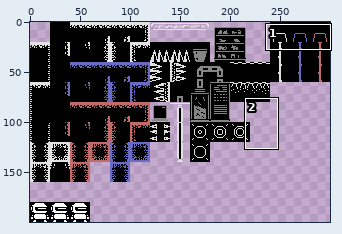
Sprite sheet: assets/sprites/Tilemap_Packed.png. The picture above shows the old version from afar; the outline marks the close-up.
Close-up. Earlier state:
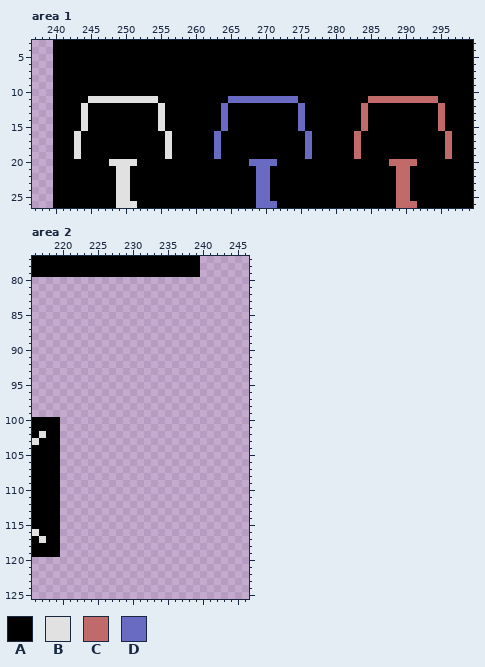
The file is 300x200 pixels. Colours within 5 levels of each other are drawn and written as one. Shown: area 1: x 237..299, y 3..26; area 2: x 216..246, y 77..125.
Palette (. is transparent): A #000000  B #e1e1e1  C #c16a6a  D #696ac1
Pixels before, area 1, first column x 240:
 3 AAAAAAAAAAAAAAAAAAAAAAAAAAAAAAAAAAAAAAAAAAAAAAAAAAAAAAAAAAAA
 4 AAAAAAAAAAAAAAAAAAAAAAAAAAAAAAAAAAAAAAAAAAAAAAAAAAAAAAAAAAAA
 5 AAAAAAAAAAAAAAAAAAAAAAAAAAAAAAAAAAAAAAAAAAAAAAAAAAAAAAAAAAAA
 6 AAAAAAAAAAAAAAAAAAAAAAAAAAAAAAAAAAAAAAAAAAAAAAAAAAAAAAAAAAAA
 7 AAAAAAAAAAAAAAAAAAAAAAAAAAAAAAAAAAAAAAAAAAAAAAAAAAAAAAAAAAAA
 8 AAAAAAAAAAAAAAAAAAAAAAAAAAAAAAAAAAAAAAAAAAAAAAAAAAAAAAAAAAAA
 9 AAAAAAAAAAAAAAAAAAAAAAAAAAAAAAAAAAAAAAAAAAAAAAAAAAAAAAAAAAAA
10 AAAAAAAAAAAAAAAAAAAAAAAAAAAAAAAAAAAAAAAAAAAAAAAAAAAAAAAAAAAA
11 AAAAABBBBBBBBBBAAAAAAAAAADDDDDDDDDDAAAAAAAAAACCCCCCCCCCAAAAA
12 AAAABAAAAAAAAAABAAAAAAAADAAAAAAAAAADAAAAAAAACAAAAAAAAAACAAAA
13 AAAABAAAAAAAAAABAAAAAAAADAAAAAAAAAADAAAAAAAACAAAAAAAAAACAAAA
14 AAAABAAAAAAAAAABAAAAAAAADAAAAAAAAAADAAAAAAAACAAAAAAAAAACAAAA
15 AAAABAAAAAAAAAABAAAAAAAADAAAAAAAAAADAAAAAAAACAAAAAAAAAACAAAA
16 AAABAAAAAAAAAAAABAAAAAADAAAAAAAAAAAADAAAAAACAAAAAAAAAAAACAAA
17 AAABAAAAAAAAAAAABAAAAAADAAAAAAAAAAAADAAAAAACAAAAAAAAAAAACAAA
18 AAABAAAAAAAAAAAABAAAAAADAAAAAAAAAAAADAAAAAACAAAAAAAAAAAACAAA
19 AAABAAAAAAAAAAAABAAAAAADAAAAAAAAAAAADAAAAAACAAAAAAAAAAAACAAA
20 AAAAAAAABBBBAAAAAAAAAAAAAAAADDDDAAAAAAAAAAAAAAAACCCCAAAAAAAA
21 AAAAAAAAABBAAAAAAAAAAAAAAAAAADDAAAAAAAAAAAAAAAAAACCAAAAAAAAA
22 AAAAAAAAABBAAAAAAAAAAAAAAAAAADDAAAAAAAAAAAAAAAAAACCAAAAAAAAA
23 AAAAAAAAABBAAAAAAAAAAAAAAAAAADDAAAAAAAAAAAAAAAAAACCAAAAAAAAA
24 AAAAAAAAABBAAAAAAAAAAAAAAAAAADDAAAAAAAAAAAAAAAAAACCAAAAAAAAA
25 AAAAAAAAABBAAAAAAAAAAAAAAAAAADDAAAAAAAAAAAAAAAAAACCAAAAAAAAA
26 AAAAAAAAABBBAAAAAAAAAAAAAAAAADDDAAAAAAAAAAAAAAAAACCCAAAAAAAA
Pixels before, area 2, first column x 216:
 77 AAAAAAAAAAAAAAAAAAAAAAAA
 78 AAAAAAAAAAAAAAAAAAAAAAAA
 79 AAAAAAAAAAAAAAAAAAAAAAAA
 80 ........................
 81 ........................
 82 ........................
 83 ........................
 84 ........................
 85 ........................
 86 ........................
 87 ........................
 88 ........................
 89 ........................
 90 ........................
 91 ........................
 92 ........................
 93 ........................
 94 ........................
 95 ........................
 96 ........................
 97 ........................
 98 ........................
 99 ........................
100 AAAA....................
101 AAAA....................
102 ABAA....................
103 BAAA....................
104 AAAA....................
105 AAAA....................
106 AAAA....................
107 AAAA....................
108 AAAA....................
109 AAAA....................
110 AAAA....................
111 AAAA....................
112 AAAA....................
113 AAAA....................
114 AAAA....................
115 AAAA....................
116 BAAA....................
117 ABAA....................
118 AAAA....................
119 AAAA....................
After the commit:
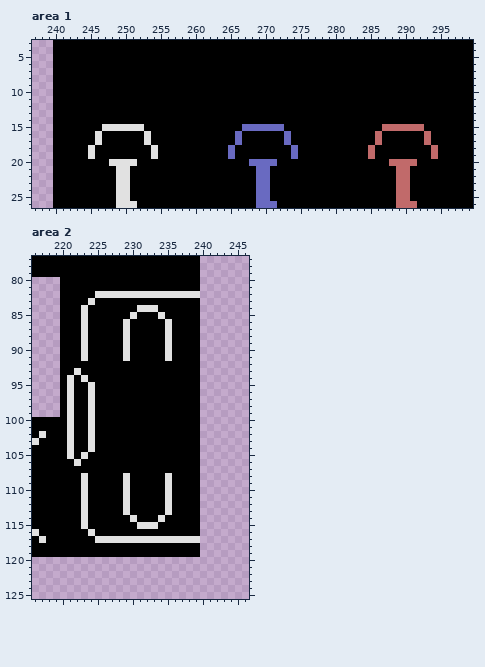
The edit:
Changed rows in their new state; - is an unchanged pixel.
Area 1:
first column x 243:
11 --AAAAAAAAAA----------AAAAAAAAAA----------AAAAAAAAAA--
12 -A----------A--------A----------A--------A----------A-
13 -A----------A--------A----------A--------A----------A-
14 -A----------A--------A----------A--------A----------A-
15 -A--BBBBBB--A--------A--DDDDDD--A--------A--CCCCCC--A-
16 A--B------B--A------A--D------D--A------A--C------C--A
17 A--B------B--A------A--D------D--A------A--C------C--A
18 A-B--------B-A------A-D--------D-A------A-C--------C-A
19 A-B--------B-A------A-D--------D-A------A-C--------C-A
Area 2:
first column x 220:
 80 AAAAAAAAAAAAAAAAAAAA
 81 AAAAAAAAAAAAAAAAAAAA
 82 AAAAABBBBBBBBBBBBBBB
 83 AAAABAAAAAAAAAAAAAAA
 84 AAABAAAAAAABBBAAAAAA
 85 AAABAAAAAABAAABAAAAA
 86 AAABAAAAABAAAAABAAAA
 87 AAABAAAAABAAAAABAAAA
 88 AAABAAAAABAAAAABAAAA
 89 AAABAAAAABAAAAABAAAA
 90 AAABAAAAABAAAAABAAAA
 91 AAABAAAAABAAAAABAAAA
 92 AAAAAAAAAAAAAAAAAAAA
 93 AABAAAAAAAAAAAAAAAAA
 94 ABABAAAAAAAAAAAAAAAA
 95 ABAABAAAAAAAAAAAAAAA
 96 ABAABAAAAAAAAAAAAAAA
 97 ABAABAAAAAAAAAAAAAAA
 98 ABAABAAAAAAAAAAAAAAA
 99 ABAABAAAAAAAAAAAAAAA
100 ABAABAAAAAAAAAAAAAAA
101 ABAABAAAAAAAAAAAAAAA
102 ABAABAAAAAAAAAAAAAAA
103 ABAABAAAAAAAAAAAAAAA
104 ABAABAAAAAAAAAAAAAAA
105 ABABAAAAAAAAAAAAAAAA
106 AABAAAAAAAAAAAAAAAAA
107 AAAAAAAAAAAAAAAAAAAA
108 AAABAAAAABAAAAABAAAA
109 AAABAAAAABAAAAABAAAA
110 AAABAAAAABAAAAABAAAA
111 AAABAAAAABAAAAABAAAA
112 AAABAAAAABAAAAABAAAA
113 AAABAAAAABAAAAABAAAA
114 AAABAAAAAABAAABAAAAA
115 AAABAAAAAAABBBAAAAAA
116 AAAABAAAAAAAAAAAAAAA
117 AAAAABBBBBBBBBBBBBBB
118 AAAAAAAAAAAAAAAAAAAA
119 AAAAAAAAAAAAAAAAAAAA
Boxes around the changes in both close-ups, in picture pixels (x1, y1, x2, y2):
changed: (74, 96, 172, 159)
changed: (214, 96, 312, 159)
changed: (354, 96, 452, 159)
added: (60, 277, 200, 557)
